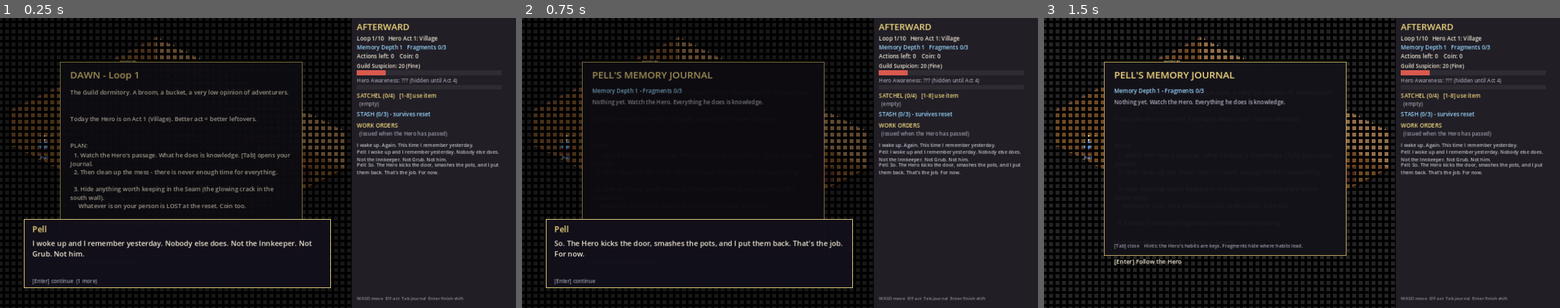
Above: before the commit, frames 1-3 (left to right).
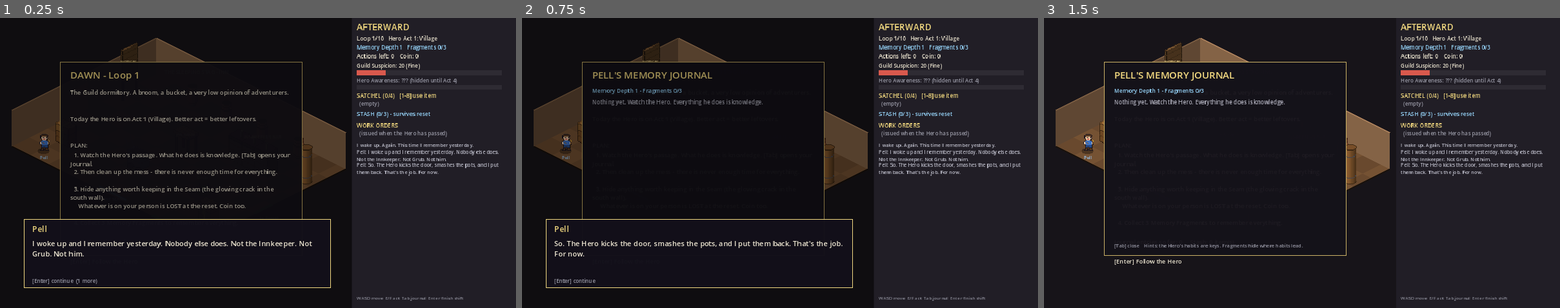
Above: after the commit, the same moments.

Repository: LerkaHalerka/NPC-game
Game: Godot game, scene res://main.tscn
Two runs of this game, one before a commit and one after it. Both use one fixed random seed, a clock stepped at 60 frames per second and the inputs below.
Inputs:
- Up to frame 1 (0.25 s): no input
- Up to frame 2 (0.75 s): tap Enter at 0.5 s; hold D from 0.53 s (still down); tap Tab at 0.6 s
- Up to frame 3 (1.5 s): tap Space at 0.77, 1.25 s; release D at 1.28 s; hold S from 1.28 s (still down); tap Enter at 1.35 s

The runs differ from the first frame. In frame 1, 6.4% of the frame differs, in the area x 2-97%, y 2-98%; in frame 2, 5.5%; in frame 3, 26%, in the area x 0-97%, y 0-100%.

Commit message:
Replace pixelation with generated isometric sprites
Co-Authored-By: Claude Sonnet 5.5 <noreply@anthropic.com>
Claude-Session: https://claude.ai/code/session_013qnoERB8C8baLYTdigbmcm

Diff:
--- a/project.godot
+++ b/project.godot
@@ -16,6 +16,7 @@
 
 [rendering]
 
+textures/canvas_textures/default_texture_filter=0
 renderer/rendering_method="gl_compatibility"
 renderer/rendering_method.mobile="gl_compatibility"
 
--- a/scripts/main.gd
+++ b/scripts/main.gd
@@ -83,11 +83,15 @@
 var toast_text: String = ""
 var toast_time: float = 0.0
 const PIXEL_SIZE := 4.0
+## Sprites are already pixel art, so the whole-screen pixelation shader is off by default.
+const PIXELATE_WORLD := false
+const SpriteData := preload("res://scripts/sprite_data.gd")
 
 
 func _ready() -> void:
 	randomize()
 	cv = self
+	texture_filter = CanvasItem.TEXTURE_FILTER_NEAREST
 	setup_pixel_layers()
 	reset_world()
 	say("I wake up. Again. This time I remember yesterday.")
@@ -123,6 +127,7 @@
 	rect.size = Vector2(PANEL_X - 13.0, 720.0)
 	rect.mouse_filter = Control.MOUSE_FILTER_IGNORE
 	rect.material = mat
+	rect.visible = PIXELATE_WORLD
 	pix_layer.add_child(rect)
 	# Layer 2: crisp text/UI on top.
 	var ui_layer: CanvasLayer = CanvasLayer.new()
@@ -207,7 +212,7 @@
 	add_obj("table", "table", Vector2(430, 340), "empty")
 	add_obj("seam", "seam", Vector2(450, 684), "ok")
 	add_obj("cart", "cart", Vector2(400, 520), "ok")
-	add_obj("innkeeper", "innkeeper", Vector2(640, 250), "ok", "inn", Vector2(150, 48))
+	add_obj("innkeeper", "innkeeper", Vector2(640, 250), "ok", "inn", Vector2(168, 48))
 	# Kitchen
 	add_obj("kpot0", "pot", Vector2(200, 130), "full", "kitchen")
 	add_obj("kpot1", "pot", Vector2(330, 130), "full", "kitchen")
@@ -215,8 +220,8 @@
 	objs["chestC"].item = random_loot("gift")
 	objs["chestC"].item.guild = true
 	add_obj("counter", "counter", Vector2(520, 220), "ok", "kitchen", Vector2(280, 36))
-	add_obj("stove", "stove", Vector2(790, 130), "ok", "kitchen", Vector2(90, 70))
-	add_obj("ktable", "ktable", Vector2(480, 440), "ok", "kitchen", Vector2(170, 90))
+	add_obj("stove", "stove", Vector2(790, 130), "ok", "kitchen", Vector2(56, 56))
+	add_obj("ktable", "ktable", Vector2(480, 440), "ok", "kitchen", Vector2(168, 84))
 
 
 func total_coin() -> int:
@@ -1256,9 +1261,68 @@
 	d_poly(ellipse_pts(c0 + Vector2(0, -h), rx, ry), top)
 
 
-func person(p: Vector2, body: Color, r: float, tall: float) -> void:
+var tex_cache: Dictionary = {}
+
+
+func sprite(sname: String) -> Texture2D:
+	if not tex_cache.has(sname):
+		var path: String = "res://assets/sprites/%s.png" % sname
+		tex_cache[sname] = load(path) if ResourceLoader.exists(path) else null
+	return tex_cache[sname]
+
+
+func d_sprite(sname: String, wpos: Vector2, z: float = 0.0) -> bool:
+	## Draws a sprite anchored at a world position (its feet / footprint centre). False if the PNG is missing.
+	var tex: Texture2D = sprite(sname)
+	if tex == null:
+		return false
+	var a: Vector2 = SpriteData.ANCHORS.get(sname, Vector2(tex.get_width() / 2.0, tex.get_height()))
+	if shapes_on:
+		cv.draw_texture(tex, (iso(wpos, z) - a).round())
+	return true
+
+
+func obj_sprite(o: Dictionary) -> String:
+	match o.type:
+		"pot":
+			return "pot_full" if o.state == "full" else "pot_broken"
+		"chest":
+			return "chest_open" if o.state == "open" else "chest_closed"
+		"barrel":
+			return "barrel"
+		"table":
+			return "table"
+		"board":
+			return "board_empty" if o.state == "empty" else "board_note"
+		"cart":
+			return "cart"
+		"grub":
+			return "grub_ok" if o.state == "ok" else "grub_out"
+	return ""
+
+
+func item_sprite(it: Dictionary) -> String:
+	match it.kind:
+		"coin":
+			return "item_coin"
+		"gear":
+			return "item_sword"
+		"gift":
+			return "item_bread"
+		"consumable":
+			return "item_potion"
+		"knowledge":
+			return "item_letter"
+		"junk":
+			return "item_cloth"
+	return "item_sack"
+
+
+func person(p: Vector2, body: Color, r: float, tall: float, sname: String = "") -> void:
 	var c: Vector2 = iso(p)
 	d_poly(ellipse_pts(c, r * 1.5, r * 0.75), Color(0, 0, 0, 0.35))
+	if sname != "" and d_sprite(sname, p):
+		return
 	d_circle(c + Vector2(0, -tall * 0.45), r, body)
 	d_circle(c + Vector2(0, -tall), r * 0.7, Color(0.98, 0.85, 0.7))
 
@@ -1301,10 +1365,11 @@
 			"floor":
 				draw_floor_item(it.f)
 			"hero":
-				person(hero_pos, Color(0.95, 0.8, 0.2), 12.0, 40.0)
+				person(hero_pos, Color(0.95, 0.8, 0.2), 12.0, 40.0, "hero")
 			"pell":
-				person(pell, Color(0.3, 0.55, 0.85), 10.0, 32.0)
-				d_line(iso(pell) + Vector2(8, -12), iso(pell) + Vector2(20, -38), Color(0.8, 0.65, 0.3), 3.0)
+				person(pell, Color(0.3, 0.55, 0.85), 10.0, 32.0, "pell")
+				if sprite("pell") == null:
+					d_line(iso(pell) + Vector2(8, -12), iso(pell) + Vector2(20, -38), Color(0.8, 0.65, 0.3), 3.0)
 	draw_marker()
 	draw_labels()
 
@@ -1347,6 +1412,12 @@
 
 
 func draw_chunk(o: Dictionary, c: Vector2, s: Vector2) -> void:
+	var block: String = {"counter": "block_counter", "stove": "block_stove", "ktable": "block_ktable", "innkeeper": "block_bar"}.get(o.type, "")
+	if block != "" and sprite(block) != null:
+		if o.type == "innkeeper" and c.distance_to(o.pos) < 30.0:
+			d_sprite("innkeeper", o.pos + Vector2(0, -26), 16.0)  # stands on a stool behind the bar
+		d_sprite(block, c)
+		return
 	match o.type:
 		"counter":
 			cuboid(c, s, 30.0, Color(0.42, 0.42, 0.42))
@@ -1362,6 +1433,16 @@
 
 func draw_obj(o: Dictionary) -> void:
 	var p: Vector2 = o.pos
+	var sn: String = obj_sprite(o)
+	if sn != "" and sprite(sn) != null:
+		if o.type == "grub":
+			d_poly(ellipse_pts(iso(p), 18.0, 9.0), Color(0, 0, 0, 0.35))
+		d_sprite(sn, p)
+		if o.type == "barrel" and o.state == "kicked":
+			d_line(iso(p + Vector2(30, 24), 0.0), iso(p + Vector2(34, -24), 60.0), Color(0.6, 0.88, 1.0), 4.0)
+		if o.type == "table" and o.state == "gift":
+			d_sprite("item_gift", p, 26.0)
+		return
 	match o.type:
 		"pot":
 			if o.state == "full":
@@ -1407,6 +1488,9 @@
 	var col: Color = Color(1, 0.85, 0.2) if it.kind == "coin" else Color(0.9, 0.9, 1.0)
 	if it.kind == "knowledge":
 		col = Color(0.7, 1.0, 0.8)
+	d_poly(ellipse_pts(iso(fi.pos), 9.0, 4.5), Color(0, 0, 0, 0.3))
+	if d_sprite(item_sprite(it), fi.pos):
+		return
 	cuboid(fi.pos, Vector2(14, 14), 8.0, col)
 
 
--- /dev/null
+++ b/scripts/sprite_data.gd
@@ -0,0 +1,31 @@
+# Generated by tools/make_sprites.py - do not edit by hand.
+extends RefCounted
+
+const ANCHORS := {
+	"barrel": Vector2(18, 94),
+	"block_bar": Vector2(32, 78),
+	"block_counter": Vector2(28, 78),
+	"block_ktable": Vector2(42, 70),
+	"block_stove": Vector2(34, 156),
+	"board_empty": Vector2(24, 138),
+	"board_note": Vector2(24, 138),
+	"cart": Vector2(34, 86),
+	"chest_closed": Vector2(28, 60),
+	"chest_open": Vector2(28, 84),
+	"grub_ok": Vector2(12, 22),
+	"grub_out": Vector2(12, 22),
+	"hero": Vector2(14, 42),
+	"innkeeper": Vector2(12, 28),
+	"item_bread": Vector2(9, 10),
+	"item_cloth": Vector2(8, 10),
+	"item_coin": Vector2(8, 16),
+	"item_gift": Vector2(8, 14),
+	"item_letter": Vector2(8, 12),
+	"item_potion": Vector2(6, 14),
+	"item_sack": Vector2(8, 12),
+	"item_sword": Vector2(8, 18),
+	"pell": Vector2(12, 42),
+	"pot_broken": Vector2(22, 20),
+	"pot_full": Vector2(16, 52),
+	"table": Vector2(34, 70),
+}
Binary file added: assets/sprites/barrel.png
Binary file added: assets/sprites/block_bar.png
Binary file added: assets/sprites/block_counter.png
Binary file added: assets/sprites/block_ktable.png
Binary file added: assets/sprites/block_stove.png
Binary file added: assets/sprites/board_empty.png
Binary file added: assets/sprites/board_note.png
Binary file added: assets/sprites/cart.png
Binary file added: assets/sprites/chest_closed.png
Binary file added: assets/sprites/chest_open.png
Binary file added: assets/sprites/grub_ok.png
Binary file added: assets/sprites/grub_out.png
(and 16 more such lines)
